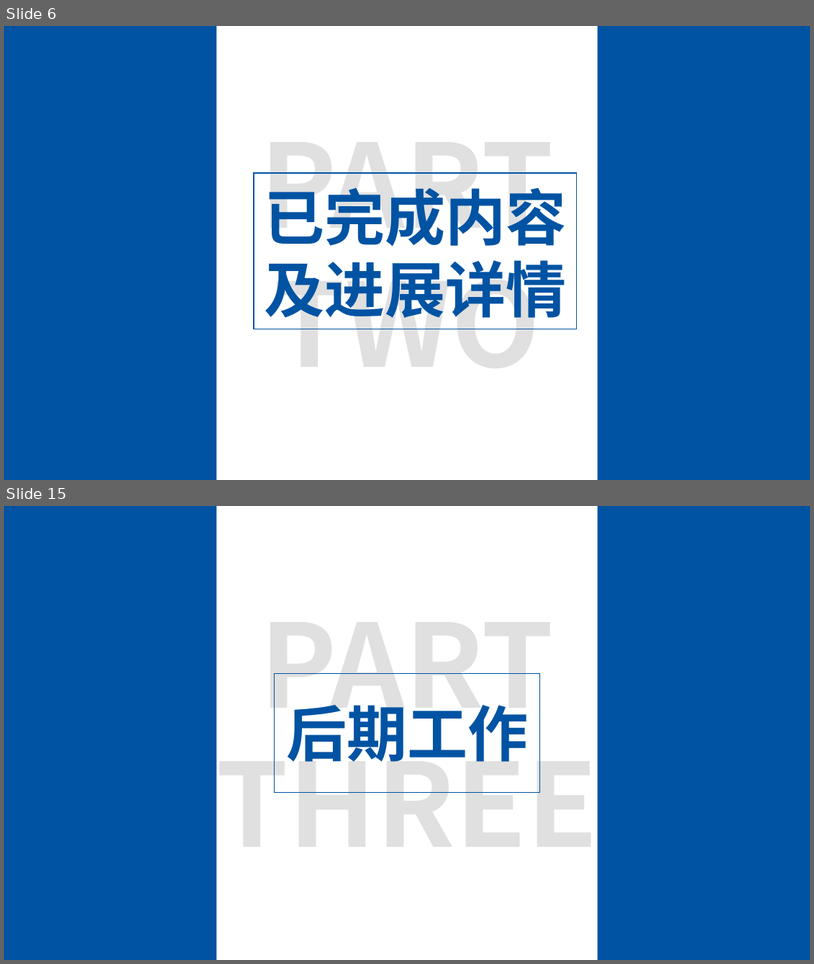
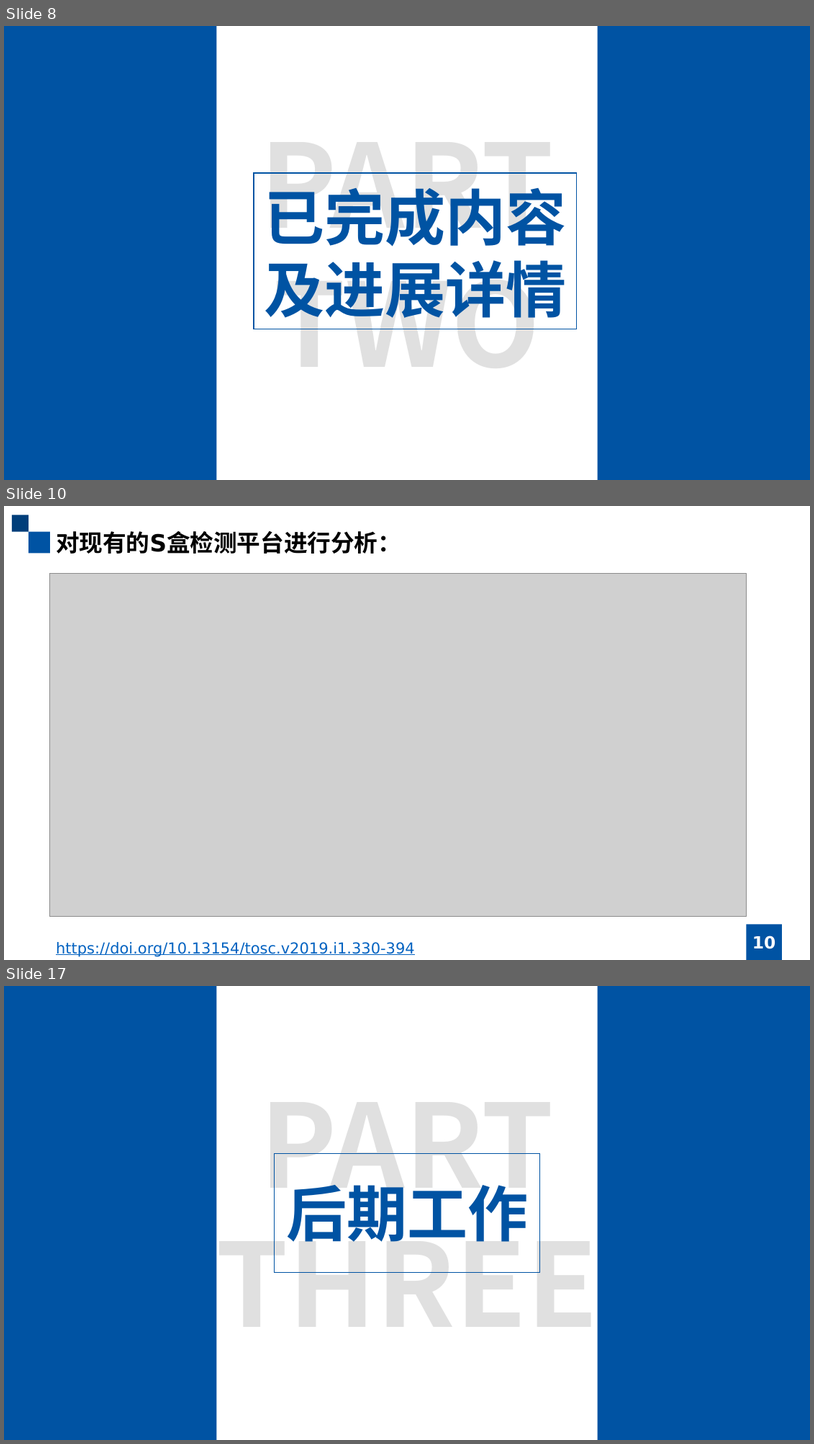
Before and after one commit to GRHun/SBoxDetection, a slide deck: doc/中期答辩.pptx. Shown one above the other, each under a label of ours: slides 6 and 15 before the commit, slides 8, 10 and 17 after it; the slides between them are not shown. The pictures are 814x964 and 814x1444 pixels, drawn with LibreOffice and Linux fonts; fonts in the diff are those of the drawing; grey boxes stand for pictures. Boxes give left, top, right and bottom in pixels: in the first picture for what was removed or moved away, otherwise in the second. Text is boxed around its words. In the diff, an @@ line names an element or a change of style, - is before the commit and + after.

```diff
--- a/doc/中期答辩.pptx
+++ b/doc/中期答辩.pptx
@@ slide 10 added at [4,506,810,960], background #FFFFFF @@
@@ rectangle added at [12,515,28,532], fill #003E7A @@
@@ rectangle added at [28,531,50,553], fill #0053A3 @@
@@ text added at [56,531,401,554], 28 pt, text #000000, bold @@
+对现有的S盒检测平台进行分析：
@@ picture added at [50,573,746,916] @@
@@ rectangle added at [747,924,782,960], fill #0053A3 @@
@@ page number added at [753,935,776,949], 20 pt, text #FFFFFF, bold @@
+10
@@ text added at [56,942,415,957], 18 pt, text #0563C1, underline @@
+https://doi.org/10.13154/tosc.v2019.i1.330-394
@@ what was slide 6 is now slide 8 @@
@@ what was slide 15 is now slide 17 @@
```
Also in this commit, not shown: 8 slides changed, 4 other slides added, 3 slides removed, 7 other files.
